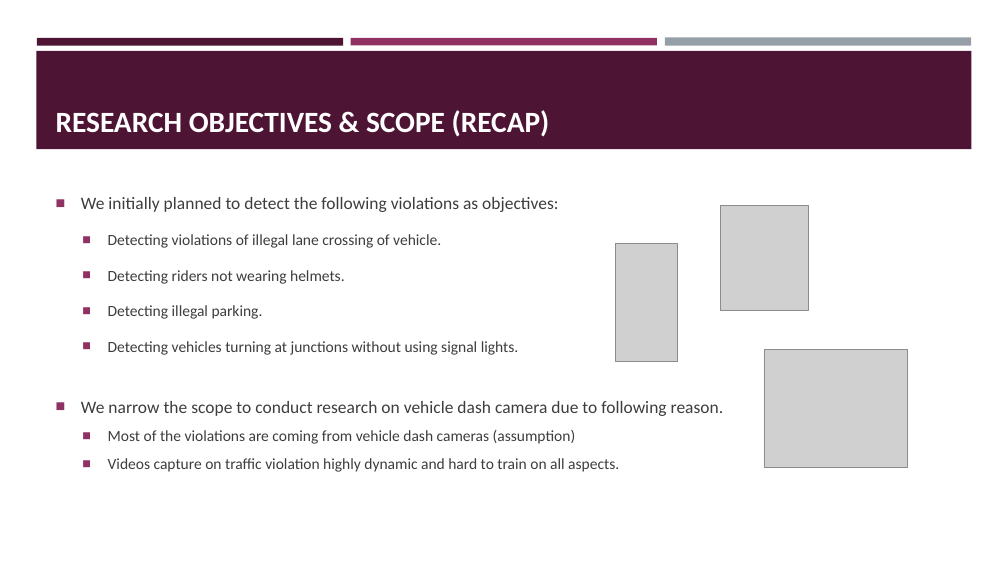
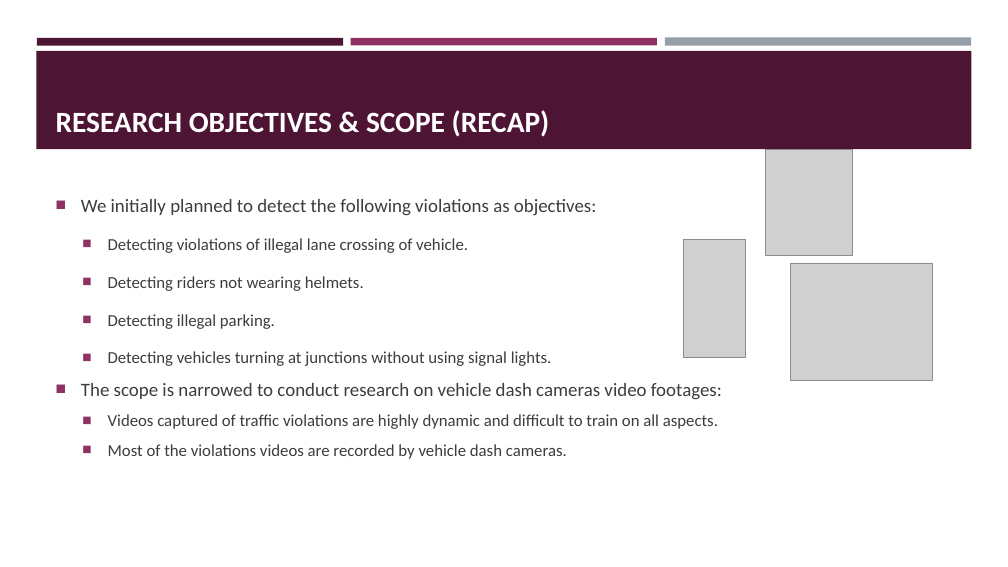
Before and after one commit to prageethmadhu/LVLane, a slide deck: slide 3 of DEMO/progress_report.pptx. Drawn at 1008x567 pixels with LibreOffice and Linux fonts; fonts in the diff are those of the drawing; grey boxes stand for pictures. Boxes give left, top, right and bottom in pixels: in the first picture for what was removed or moved away, otherwise in the second. Text is boxed around its words. In the diff, an @@ line names an element or a change of style, - is before the commit and + after.

```diff
--- a/DEMO/progress_report.pptx
+++ b/DEMO/progress_report.pptx
@@ picture: place and size @@
-picture at bbox=[721, 205, 808, 311]
+picture at bbox=[766, 150, 853, 256]
@@ text at bbox=[81, 199, 596, 366]: size 16.6 to 18 pt in "We initially planned to detect the following ..."; size 14.8 to 16 pt in "Detecting violations of illegal lane crossing of ...", "Detecting riders not wearing helmets.", "Detecting illegal parking.", "Detecting vehicles turning at junctions without using ..." @@
@@ picture: place and size @@
-picture at bbox=[616, 243, 678, 361]
+picture at bbox=[684, 240, 746, 358]
@@ picture: place and size @@
-picture at bbox=[765, 349, 907, 468]
+picture at bbox=[791, 263, 932, 381]
@@ text at bbox=[81, 383, 722, 459]: text changed; size 14.8 to 16 pt @@
-■ We narrow the scope to conduct research on vehicle dash camera due to following reason.
-  ■ Most of the violations are coming from vehicle dash cameras (assumption)
-  ■ Videos capture on traffic violation highly dynamic and hard to train on all aspects.
+■ The scope is narrowed to conduct research on vehicle dash cameras video footages:
+  ■ Videos captured of traffic violations are highly dynamic and difficult to train on all aspects.
+  ■ Most of the violations videos are recorded by vehicle dash cameras.
```
Also in this commit, not shown: 5 other slides changed.
